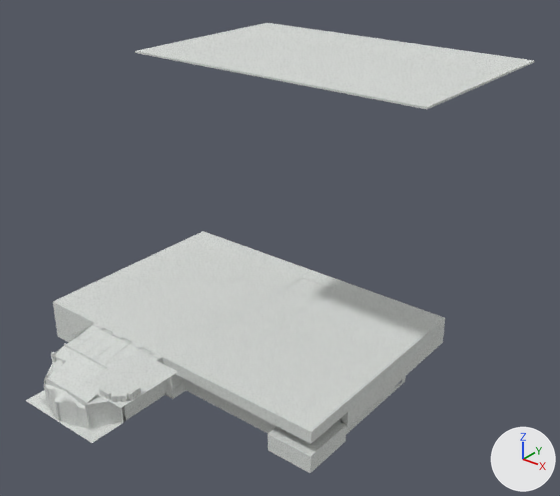
One commit to the OBJ model GmodClone/res/Models/Waterworld/Waterworld.obj: the scene before it, then after it.
One viewpoint serves both versions: a 50 mm lens placed at (228.0, -295.0, 220.0), pointed at (28.0, -46.0, 65.0). The axes (+X, +Y, +Z) are drawn at lower right. The lights are the same throughout. Where no turn or scale is listed for an object, it has been applied to the vertices.

Names of what the first picture shows: 'Waterworld'.
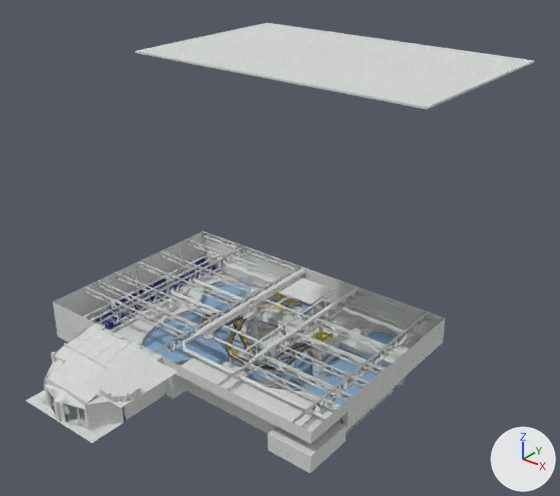
Changed parts and their boxes (x1, y1, x2, y2) in the pictures (560 x 496 px):
part 1 of me_waterworld, cut back
    before: (53, 234, 445, 432)

Diff of the bpy script that builds the scene:
```diff
--- a/GmodClone/res/Models/Waterworld/Waterworld.obj.py
+++ b/GmodClone/res/Models/Waterworld/Waterworld.obj.py
@@ me_waterworld @@
 # used by ob_waterworld; location = (0.0, 0.0, 0.0)
-me_waterworld.from_pydata(...)  # 17626 vertices, 35512 faces; spans x -90.0..110.0, y -142.0..24.0, z -14.0..151.0
+me_waterworld.from_pydata(...)  # 17255 vertices, 34529 faces; spans x -90.0..110.0, y -142.0..24.0, z -14.0..151.0
+# me_waterworld part 1: 4 vertices moved from x -68.0..0.0, y 6.0..19.0, z -14.0..-3.0 to x -68.0..0.0, y 6.0..21.0, z -14.0..-3.0; 340 vertices removed from x -84.0..74.0, y -90.0..23.0, z -8.0..15.0; 1 vertex added at x -68.0, y 21.0, z -8.0
 me_waterworld.materials.append(mat_material_5)
```
